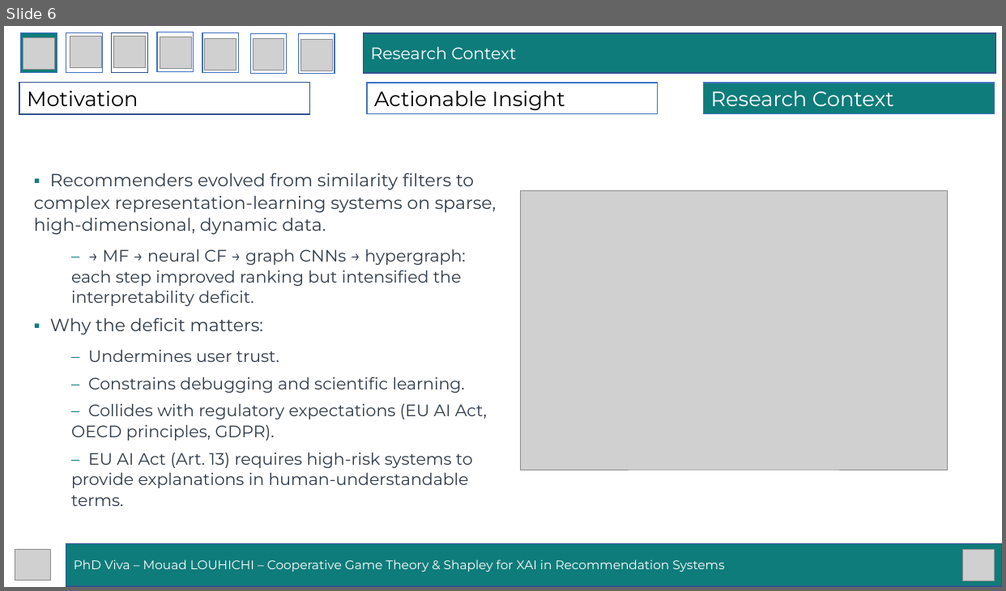
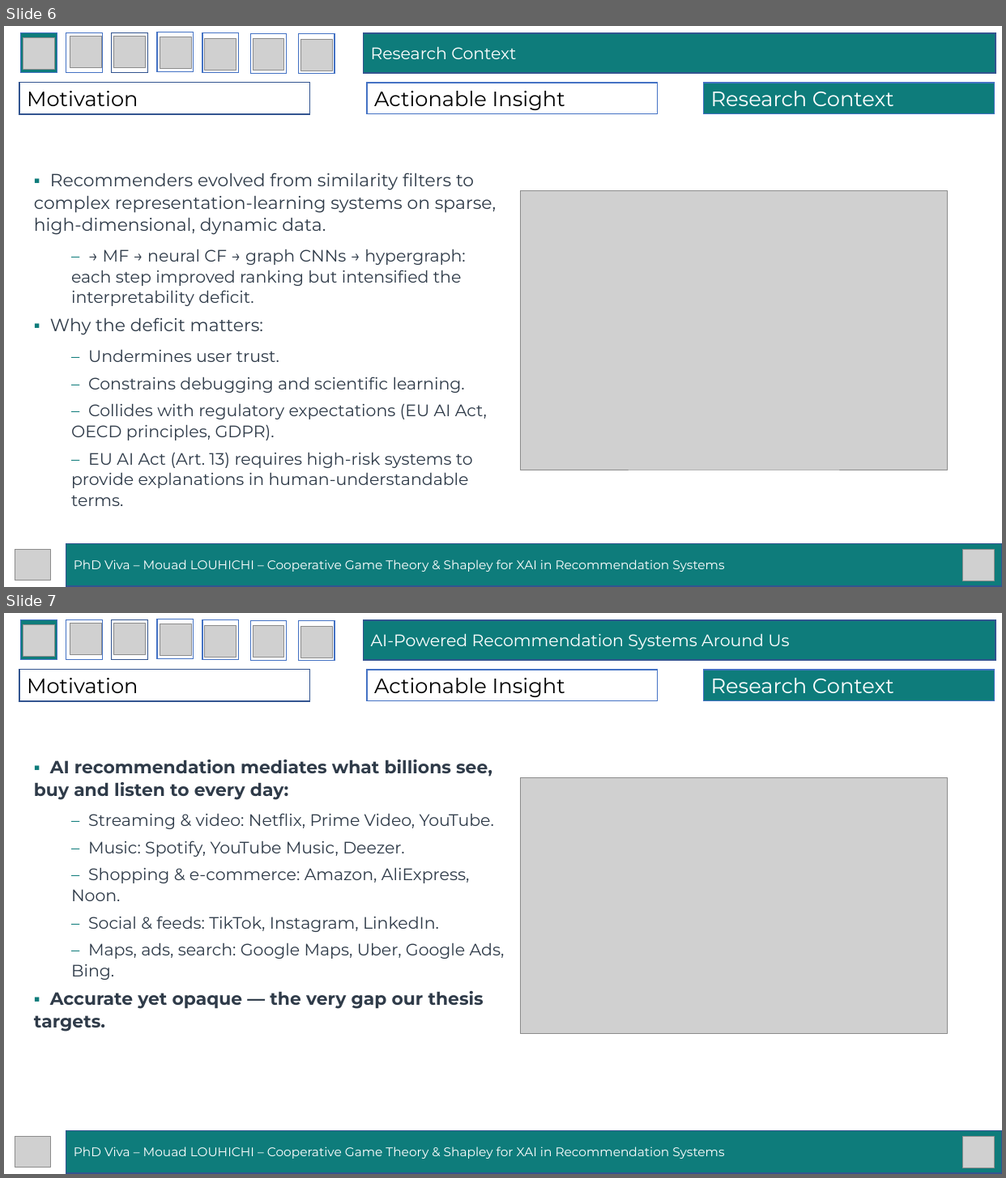
Before and after one commit to mouadlouhichi/phd-prep, a slide deck: viva/MOUAD_LOUHICHI_VIVA_40min.pptx. Shown one above the other, each under a label of ours: slide 6 before the commit, slides 6 and 7 after it. The pictures are 1006x591 and 1006x1178 pixels, drawn with LibreOffice and Linux fonts; fonts in the diff are those of the drawing; grey boxes stand for pictures. Boxes give left, top, right and bottom in pixels: in the first picture for what was removed or moved away, otherwise in the second. Text is boxed around its words. In the diff, an @@ line names an element or a change of style, - is before the commit and + after.

Commit message:
Add AI-recsys examples in intro, Our Thesis slide, content-based explainable figure; enlarge table fonts
- New intro slide 'AI-Powered Recommendation Systems Around Us' with a recsys-examples
  figure (Netflix, Amazon, Spotify, TikTok, Google Maps, ...).
- New 'Our Thesis' slide (after the contributions overview) with a thesis-map figure
  linking everyday AI recommenders -> cooperative-game/Shapley -> C1/C2/C3.
- Recommendation paradigms slide now two-column with an explainable Content-Based
  Filtering figure (profile -> features -> similarity -> recommendation).
- Three new generated figures: recsys_examples.png, content_based.png, thesis_map.png.
- add_table default font_size 12 -> 14 (tables now more readable).

```diff
--- a/viva/MOUAD_LOUHICHI_VIVA_40min.pptx
+++ b/viva/MOUAD_LOUHICHI_VIVA_40min.pptx
@@ slide 7 added at [4, 613, 1002, 1174], background #FFFFFF @@
@@ rectangle added at [21, 619, 57, 659], fill #0E7C7B, outline #4472C4 1 pt @@
@@ picture added at [23, 624, 55, 656] @@
@@ rectangle added at [66, 619, 102, 659], fill #FFFFFF, outline #4472C4 1 pt @@
@@ picture added at [70, 624, 101, 655] @@
@@ rectangle added at [112, 619, 147, 659], fill #FFFFFF, outline #325491 1 pt @@
@@ picture added at [114, 624, 146, 655] @@
@@ rectangle added at [157, 619, 193, 658], fill #FFFFFF, outline #4472C4 1 pt @@
@@ picture added at [160, 624, 191, 656] @@
@@ rectangle added at [202, 619, 238, 659], fill #FFFFFF, outline #4472C4 1 pt @@
@@ picture added at [205, 625, 236, 657] @@
@@ rectangle added at [250, 620, 286, 660], fill #FFFFFF, outline #4472C4 1 pt @@
@@ picture added at [253, 626, 284, 658] @@
@@ rectangle added at [298, 621, 334, 661], fill #FFFFFF, outline #4472C4 1 pt @@
@@ picture added at [300, 627, 332, 658] @@
@@ rectangle added at [364, 620, 996, 660], fill #0E7C7B, outline #325491 1 pt, 16 pt, text #FFFFFF @@
+AI-Powered Recommendation Systems Around Us
@@ rectangle added at [19, 669, 310, 701], fill #FFFFFF, outline #325491 1 pt, 20 pt, text #000000 @@
+Motivation
@@ rectangle added at [367, 670, 658, 701], fill #FFFFFF, outline #4472C4 1 pt, 20 pt, text #000000 @@
+Actionable Insight
@@ rectangle added at [704, 670, 995, 701], fill #0E7C7B, outline #4472C4 1 pt, 20 pt, text #FFFFFF @@
+Research Context
@@ text added at [34, 760, 505, 1032], 16 pt, text #2F3B49 @@
+▪ AI recommendation mediates what billions see, buy and listen to every day:
+  – Streaming & video: Netflix, Prime Video, YouTube.
+  – Music: Spotify, YouTube Music, Deezer.
+  – Shopping & e-commerce: Amazon, AliExpress, Noon.
+  – Social & feeds: TikTok, Instagram, LinkedIn.
+  – Maps, ads, search: Google Maps, Uber, Google Ads, Bing.
+▪ Accurate yet opaque — the very gap our thesis targets.
@@ picture added at [521, 777, 948, 1033] @@
@@ picture added at [15, 1137, 50, 1168] @@
@@ rectangle added at [66, 1131, 1002, 1174], fill #0E7C7B, outline #325491 1 pt, 12 pt, text #FFFFFF @@
+PhD Viva – Mouad LOUHICHI – Cooperative Game Theory & Shapley for XAI in Recommendation Systems
@@ picture added at [963, 1137, 995, 1169] @@
```
Also in this commit, not shown: 15 slides changed, 1 other slide added, 1 other file.
